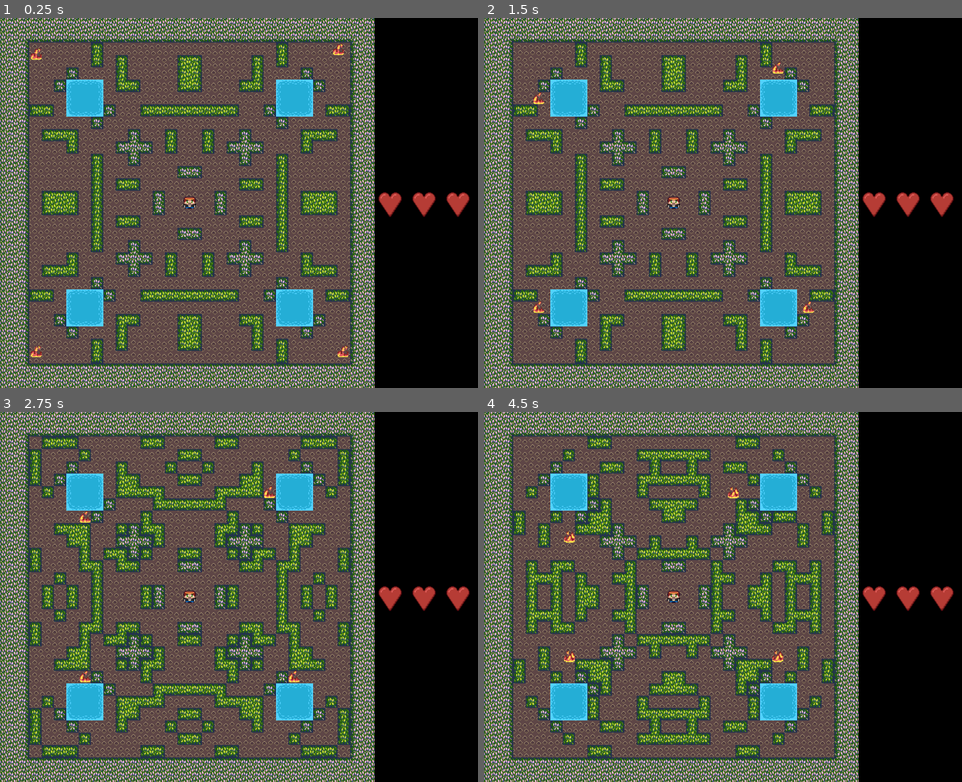
Above: before the commit, frames 1-4 (two rows, left to right).
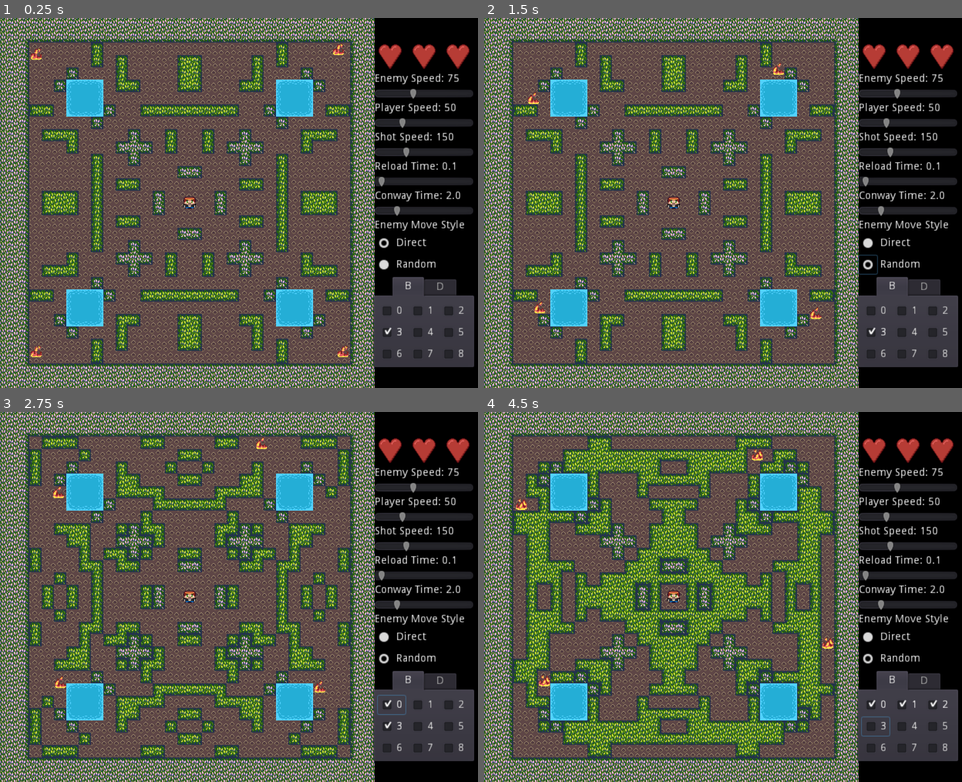
Above: after the commit, the same moments.

Repository: DanielTBaker/Conway
Game: Godot game, scene res://src/Maps/Map01.tscn
Same seed, same stepped clock (60 frames per second), same inputs: the game is played once before the commit and once after it.
Inputs (mouse positions are in pixels of both pictures, inside the frame that each line leads up to):
- Up to frame 1 (0.25 s): no input
- Up to frame 2 (1.5 s): click (866, 243) at 0.52 s; click (866, 265) at 1.27 s
- Up to frame 3 (2.75 s): click (391, 704) at 2 s, where only the run after the commit has a clickable "0"
- Up to frame 4 (4.5 s): click (904, 704) at 2.75 s, where only the run after the commit has a clickable "1"; click (938, 704) at 3.5 s, where only the run after the commit has a clickable "2"; click (875, 726) at 4.25 s, where only the run after the commit has a clickable "3"

The runs differ from the first frame. In frame 1, 9.2% of the frame differs, in the area x 77-100%, y 7-95%; in frame 2, 9.4%; in frame 3, 9.7%; in frame 4, 24%, in the area x 6-100%, y 6-95%.

Commit message:
Testing Controls

Diff:
--- a/project/project.godot
+++ b/project/project.godot
@@ -23,7 +23,6 @@
 
 window/size/width=1240
 window/size/height=960
-window/size/resizable=false
 
 [gdnative]
 
--- a/project/src/Enemies/Fire.gd
+++ b/project/src/Enemies/Fire.gd
@@ -13,9 +13,12 @@
 enum States {MOVING, KNOCKBACK, BURNING}
 
 var _state : int = States.MOVING
+var _random_move = false
+var rng = RandomNumberGenerator.new()
 
 # Called when the node enters the scene tree for the first time.
 func _ready():
+	rng.randomize()
 	spawn =  global_position
 	pass # Replace with function body.
 
@@ -50,15 +53,63 @@
 		if knockback == Vector2.ZERO and _state != States.BURNING:
 			_state = States.MOVING
 	elif _state == States.MOVING:
-		if path.size()>1:
-			var d = global_position.distance_to(path[0])
-			if d>2:
-				velocity = speed*(path[0]-global_position)/d
+		if _random_move:
+			var tileMap : TileMap = nav.get_node("TileMap")
+			var tileV = tileMap.world_to_map(global_position)
+			if velocity == Vector2.ZERO:
+				if tileMap.get_cellv(tileV+Vector2.UP) == tileMap.var_dead_id:
+					velocity = Vector2.UP
+				elif tileMap.get_cellv(tileV+Vector2.RIGHT)  == tileMap.var_dead_id:
+					velocity = Vector2.RIGHT
+				elif tileMap.get_cellv(tileV+Vector2.DOWN)  == tileMap.var_dead_id:
+					velocity = Vector2.DOWN
+				elif tileMap.get_cellv(tileV+Vector2.LEFT)  == tileMap.var_dead_id:
+					velocity = Vector2.LEFT
+				else:
+					velocity=Vector2.ZERO
+				velocity *= speed
+			else:
+				var probs = [0,0,0,0]
+				var facing: Vector2
+				if abs(velocity.x)>=abs(velocity.y):
+					facing= Vector2.RIGHT*sign(velocity.x)
+				else:
+					facing= Vector2.DOWN*sign(velocity.y)
+
+				if fmod(floor((facing*global_position).length()),16)==8:
+					var turn = Vector2(1-abs(facing.x),1-abs(facing.y))
+					if tileMap.get_cellv(tileV+facing)  == tileMap.var_dead_id:
+						probs[0] = 40
+					if tileMap.get_cellv(tileV+turn)  == tileMap.var_dead_id:
+						probs[1] = 25
+					if tileMap.get_cellv(tileV-facing)  == tileMap.var_dead_id:
+						probs[2] = 25
+					if tileMap.get_cellv(tileV-turn)  == tileMap.var_dead_id:
+						probs[3] = 10
+					var probs_cumsum = [probs[0],probs[0]+probs[1],probs[0]+probs[1]+probs[2],probs[0]+probs[1]+probs[2]+probs[3]]
+					if probs_cumsum[3]==0:
+						velocity = Vector2.ZERO
+					else:
+						var rand = rng.randi_range(0,probs[0]+probs[1]+probs[2]+probs[3]-1)
+						if rand < probs_cumsum[0]:
+							velocity = facing
+						elif rand < probs_cumsum[1]:
+							velocity = turn
+						elif rand < probs_cumsum[2]:
+							velocity = - facing
+						else:
+							velocity = -turn
+					velocity *= speed
+		else:
+			if path.size()>1:
+				var d = global_position.distance_to(path[0])
+				if d>2:
+					velocity = speed*(path[0]-global_position)/d
+				else:
+					velocity = Vector2.ZERO
+					path.remove(0)
 			else:
 				velocity = Vector2.ZERO
-				path.remove(0)
-		else:
-			velocity = Vector2.ZERO
 		velocity = move_and_slide(velocity)
 		if get_slide_count() > 0:
 			var hit_player = false
--- a/project/src/Maps/Conway.gd
+++ b/project/src/Maps/Conway.gd
@@ -6,8 +6,8 @@
 const WIDTH = 26
 
 ##Conway Rules
-const DEATHS = [0,1,4,5,6,7,8]
-const BIRTHS = [3]
+var DEATHS = [0,1,4,5,6,7,8]
+var BIRTHS = [3]
 
 ##Size of tiles
 const TILE_SIZE = 16
@@ -21,7 +21,7 @@
 onready var enemies = get_node("../../Enemies")
 onready var player = get_node("../../Player")
 
-export(Array) var live_ids = [1]
+export(Array) var live_ids = [1,2]
 export(int) var var_live_id =1
 export(int) var var_dead_id = 0
 export(Array) var water_tiles = [3]
--- a/project/src/Maps/Map01.tscn
+++ b/project/src/Maps/Map01.tscn
@@ -1370,6 +1370,8 @@
 } ]
 3/z_index = 0
 
+[sub_resource type="ButtonGroup" id=144]
+
 [node name="World" type="Node2D"]
 script = ExtResource( 5 )
 
@@ -1385,7 +1387,6 @@
 tile_data = PoolIntArray( 0, 2, 0, 1, 2, 1, 2, 2, 1, 3, 2, 1, 4, 2, 1, 5, 2, 1, 6, 2, 1, 7, 2, 1, 8, 2, 1, 9, 2, 1, 10, …(16543 unchanged characters)…
 script = ExtResource( 2 )
 DELAY = 2.0
-live_ids = [ 1, 2 ]
 
 [node name="Timer" type="Timer" parent="Nav/TileMap"]
 process_mode = 0
@@ -1439,11 +1440,294 @@
 }
 
 [node name="HealthBar" type="HBoxContainer" parent="Menu/VBoxContainer"]
-margin_top = 240.0
+margin_top = 48.0
 margin_right = 124.0
-margin_bottom = 240.0
+margin_bottom = 48.0
+
+[node name="ESLabel" type="Label" parent="Menu/VBoxContainer"]
+margin_top = 52.0
+margin_right = 124.0
+margin_bottom = 66.0
+text = "Enemy Speed: 75"
+
+[node name="EnemySpeed" type="HSlider" parent="Menu/VBoxContainer"]
+margin_top = 70.0
+margin_right = 124.0
+margin_bottom = 86.0
+max_value = 200.0
+value = 75.0
+scrollable = false
+
+[node name="PSLabel" type="Label" parent="Menu/VBoxContainer"]
+margin_top = 90.0
+margin_right = 124.0
+margin_bottom = 104.0
+text = "Player Speed: 50"
+
+[node name="PlayerSpeed" type="HSlider" parent="Menu/VBoxContainer"]
+margin_top = 108.0
+margin_right = 124.0
+margin_bottom = 124.0
+max_value = 200.0
+value = 50.0
+scrollable = false
+
+[node name="SSLabel" type="Label" parent="Menu/VBoxContainer"]
+margin_top = 128.0
+margin_right = 124.0
+margin_bottom = 142.0
+text = "Shot Speed: 150"
+
+[node name="ShotSpeed" type="HSlider" parent="Menu/VBoxContainer"]
+margin_top = 146.0
+margin_right = 124.0
+margin_bottom = 162.0
+max_value = 500.0
+value = 150.0
+
+[node name="RTLabel" type="Label" parent="Menu/VBoxContainer"]
+margin_top = 166.0
+margin_right = 124.0
+margin_bottom = 180.0
+text = "Reload Time: 0.1"
+
+[node name="ReloadTime" type="HSlider" parent="Menu/VBoxContainer"]
+margin_top = 184.0
+margin_right = 124.0
+margin_bottom = 200.0
+max_value = 10.0
+step = 0.1
+value = 0.1
+
+[node name="CTLabel" type="Label" parent="Menu/VBoxContainer"]
+margin_top = 204.0
+margin_right = 124.0
+margin_bottom = 218.0
+text = "Conway Time: 2.0"
+
+[node name="ConwayTime" type="HSlider" parent="Menu/VBoxContainer"]
+margin_top = 222.0
+margin_right = 124.0
+margin_bottom = 238.0
+min_value = 0.1
+max_value = 10.0
+step = 0.1
+value = 2.0
+
+[node name="Label" type="Label" parent="Menu/VBoxContainer"]
+margin_top = 242.0
+margin_right = 124.0
+margin_bottom = 256.0
+text = "Enemy Move Style"
+
+[node name="HBoxContainer" type="HBoxContainer" parent="Menu/VBoxContainer"]
+margin_top = 260.0
+margin_right = 124.0
+margin_bottom = 284.0
+
+[node name="DirectMove" type="CheckBox" parent="Menu/VBoxContainer/HBoxContainer"]
+margin_right = 24.0
+margin_bottom = 24.0
+focus_mode = 0
+pressed = true
+group = SubResource( 144 )
+
+[node name="Label" type="Label" parent="Menu/VBoxContainer/HBoxContainer"]
+margin_left = 28.0
+margin_top = 5.0
+margin_right = 67.0
+margin_bottom = 19.0
+text = "Direct"
+
+[node name="HBoxContainer2" type="HBoxContainer" parent="Menu/VBoxContainer"]
+margin_top = 288.0
+margin_right = 124.0
+margin_bottom = 312.0
+
+[node name="RandomMove" type="CheckBox" parent="Menu/VBoxContainer/HBoxContainer2"]
+margin_right = 24.0
+margin_bottom = 24.0
+group = SubResource( 144 )
+
+[node name="Label" type="Label" parent="Menu/VBoxContainer/HBoxContainer2"]
+margin_left = 28.0
+margin_top = 5.0
+margin_right = 80.0
+margin_bottom = 19.0
+text = "Random"
+
+[node name="HBoxContainer3" type="TabContainer" parent="Menu/VBoxContainer"]
+margin_top = 316.0
+margin_right = 124.0
+margin_bottom = 432.0
+
+[node name="B" type="GridContainer" parent="Menu/VBoxContainer/HBoxContainer3"]
+anchor_right = 1.0
+anchor_bottom = 1.0
+margin_left = 4.0
+margin_top = 32.0
+margin_right = -4.0
+margin_bottom = -4.0
+columns = 3
+__meta__ = {
+"_edit_use_anchors_": false
+}
+
+[node name="0" type="CheckBox" parent="Menu/VBoxContainer/HBoxContainer3/B"]
+margin_right = 36.0
+margin_bottom = 24.0
+text = "0"
+__meta__ = {
+"_edit_use_anchors_": false
+}
+
+[node name="1" type="CheckBox" parent="Menu/VBoxContainer/HBoxContainer3/B"]
+margin_left = 40.0
+margin_right = 76.0
+margin_bottom = 24.0
+text = "1"
+__meta__ = {
+"_edit_use_anchors_": false
+}
+
+[node name="2" type="CheckBox" parent="Menu/VBoxContainer/HBoxContainer3/B"]
+margin_left = 80.0
+margin_right = 116.0
+margin_bottom = 24.0
+text = "2"
+
+[node name="3" type="CheckBox" parent="Menu/VBoxContainer/HBoxContainer3/B"]
+margin_top = 28.0
+margin_right = 36.0
+margin_bottom = 52.0
+pressed = true
+text = "3"
+
+[node name="4" type="CheckBox" parent="Menu/VBoxContainer/HBoxContainer3/B"]
+margin_left = 40.0
+margin_top = 28.0
+margin_right = 76.0
+margin_bottom = 52.0
+text = "4"
+
+[node name="5" type="CheckBox" parent="Menu/VBoxContainer/HBoxContainer3/B"]
+margin_left = 80.0
+margin_top = 28.0
+margin_right = 116.0
+margin_bottom = 52.0
+text = "5"
+
+[node name="6" type="CheckBox" parent="Menu/VBoxContainer/HBoxContainer3/B"]
+margin_top = 56.0
+margin_right = 36.0
+margin_bottom = 80.0
+text = "6"
+
+[node name="7" type="CheckBox" parent="Menu/VBoxContainer/HBoxContainer3/B"]
+margin_left = 40.0
+margin_top = 56.0
+margin_right = 76.0
+margin_bottom = 80.0
+text = "7"
+
+[node name="8" type="CheckBox" parent="Menu/VBoxContainer/HBoxContainer3/B"]
+margin_left = 80.0
+margin_top = 56.0
+margin_right = 116.0
+margin_bottom = 80.0
+text = "8"
+
+[node name="D" type="GridContainer" parent="Menu/VBoxContainer/HBoxContainer3"]
+visible = false
+anchor_right = 1.0
+anchor_bottom = 1.0
+margin_left = 4.0
+margin_top = 32.0
+margin_right = -4.0
+margin_bottom = -4.0
+columns = 3
+__meta__ = {
+"_edit_use_anchors_": false
+}
+
+[node name="0" type="CheckBox" parent="Menu/VBoxContainer/HBoxContainer3/D"]
+margin_right = 36.0
+margin_bottom = 24.0
+pressed = true
+text = "0"
+__meta__ = {
+"_edit_use_anchors_": false
+}
+
+[node name="1" type="CheckBox" parent="Menu/VBoxContainer/HBoxContainer3/D"]
+margin_left = 40.0
+margin_right = 76.0
+margin_bottom = 24.0
+pressed = true
+text = "1"
+__meta__ = {
+"_edit_use_anchors_": false
+}
+
+[node name="2" type="CheckBox" parent="Menu/VBoxContainer/HBoxContainer3/D"]
+margin_left = 80.0
+margin_right = 116.0
+margin_bottom = 24.0
+text = "2"
+
+[node name="3" type="CheckBox" parent="Menu/VBoxContainer/HBoxContainer3/D"]
+margin_top = 28.0
+margin_right = 36.0
+margin_bottom = 52.0
+text = "3"
+
+[node name="4" type="CheckBox" parent="Menu/VBoxContainer/HBoxContainer3/D"]
+margin_left = 40.0
+margin_top = 28.0
+margin_right = 76.0
+margin_bottom = 52.0
+pressed = true
+text = "4"
+
+[node name="5" type="CheckBox" parent="Menu/VBoxContainer/HBoxContainer3/D"]
+margin_left = 80.0
+margin_top = 28.0
+margin_right = 116.0
+margin_bottom = 52.0
+pressed = true
+text = "5"
+
+[node name="6" type="CheckBox" parent="Menu/VBoxContainer/HBoxContainer3/D"]
+margin_top = 56.0
+margin_right = 36.0
+margin_bottom = 80.0
+pressed = true
+text = "6"
+
+[node name="7" type="CheckBox" parent="Menu/VBoxContainer/HBoxContainer3/D"]
+margin_left = 40.0
+margin_top = 56.0
+margin_right = 76.0
+margin_bottom = 80.0
+pressed = true
+text = "7"
+
+[node name="8" type="CheckBox" parent="Menu/VBoxContainer/HBoxContainer3/D"]
+margin_left = 80.0
+margin_top = 56.0
+margin_right = 116.0
+margin_bottom = 80.0
+pressed = true
+text = "8"
 
 [node name="Zones" type="Node" parent="."]
 [connection signal="map_update" from="Nav/TileMap" to="Nav" method="_on_TileMap_map_update"]
 [connection signal="timeout" from="Nav/TileMap/Timer" to="Nav/TileMap" method="_on_Timer_timeout"]
 [connection signal="timeout" from="Nav/NavTimer" to="Nav" method="_on_NavTimer_timeout"]
+[connection signal="value_changed" from="Menu/VBoxContainer/EnemySpeed" to="Menu" method="_on_EnemySpeed_value_changed"]
+[connection signal="value_changed" from="Menu/VBoxContainer/PlayerSpeed" to="Menu" method="_on_PlayerSpeed_value_changed"]
+[connection signal="value_changed" from="Menu/VBoxContainer/ShotSpeed" to="Menu" method="_on_ShotSpeed_value_changed"]
+[connection signal="value_changed" from="Menu/VBoxContainer/ReloadTime" to="Menu" method="_on_ReloadTime_value_changed"]
+[connection signal="value_changed" from="Menu/VBoxContainer/ConwayTime" to="Menu" method="_on_ConwayTime_value_changed"]
+[connection signal="button_down" from="Menu/VBoxContainer/HBoxContainer/DirectMove" to="Menu" method="_on_DirectMove_button_down"]
+[connection signal="button_down" from="Menu/VBoxContainer/HBoxContainer2/RandomMove" to="Menu" method="_on_RandomMove_button_down"]
--- a/project/src/Maps/Menu.gd
+++ b/project/src/Maps/Menu.gd
@@ -1,16 +1,75 @@
 extends ColorRect
 
+onready var player = get_node("../Player")
+onready var enemies = get_node("../Enemies")
+onready var tilemap = get_node("../Nav/TileMap")
 
-# Declare member variables here. Examples:
-# var a = 2
-# var b = "text"
+var _random_move = false
+
+func _ready():
+	for button in $VBoxContainer/HBoxContainer3/B.get_children():
+		button.connect("pressed",self,"_on_birth_pressed")
+	for button in $VBoxContainer/HBoxContainer3/D.get_children():
+		button.connect("pressed",self,"_on_death_pressed")
+
+func _on_EnemySpeed_value_changed(value):
+	for enemy in enemies.get_children():
+		enemy.speed = value
+	var label : Label = $VBoxContainer/ESLabel
+	label.text = "Enemy Speed: " + str(value)
+	$VBoxContainer/EnemySpeed.release_focus()
+
+func _on_PlayerSpeed_value_changed(value):
+	player.WALK_SPEED=value
+	var label : Label = $VBoxContainer/PSLabel
+	label.text = "Player Speed: " + str(value)
+	$VBoxContainer/PlayerSpeed.release_focus()
 
 
-# Called when the node enters the scene tree for the first time.
-func _ready():
-	pass # Replace with function body.
+func _on_ShotSpeed_value_changed(value):
+	player.shot_velocity=value
+	var label : Label = $VBoxContainer/SSLabel
+	label.text = "Shot Speed: " + str(value)
+	$VBoxContainer/ShotSpeed.release_focus()
 
 
-# Called every frame. 'delta' is the elapsed time since the previous frame.
-#func _process(delta):
-#	pass
+func _on_ReloadTime_value_changed(value):
+	player.shot_delay = value
+	var label : Label = $VBoxContainer/RTLabel
+	label.text = "Reload Time: " + str(value)
+	$VBoxContainer/ReloadTime.release_focus()
+
+
+func _on_ConwayTime_value_changed(value):
+	tilemap.DELAY = value
+	var label : Label = $VBoxContainer/CTLabel
+	label.text = "Conway Time: " + str(value)
+	$VBoxContainer/ConwayTime.release_focus()
+
+func _on_RandomMove_button_down():
+	_random_move = true
+	for enemy in enemies.get_children():
+		enemy._random_move = true
+#	$VBoxContainer/HBoxContainer2/RandomMove.release_focus()
+
+func _on_DirectMove_button_down():
+	_random_move = false
+	for enemy in enemies.get_children():
+		enemy._random_move = false
+#	$VBoxContainer/HBoxContainer2/RandomMove.release_focus()
+
+
+func _on_birth_pressed():
+	tilemap.BIRTHS = []
+	for i in range(9):
+		var button : CheckBox = get_node("VBoxContainer/HBoxContainer3/B/"+str(i))
+		if button.pressed:
+			tilemap.BIRTHS.append(i)
+
+
+func _on_death_pressed():
+	tilemap.DEATHS = []
+	for i in range(9):
+		var button : CheckBox = get_node("VBoxContainer/HBoxContainer3/D/"+str(i))
+		if button.pressed:
+			tilemap.DEATHS.append(i)
Not shown: 1 places in project/src/Maps/Map01.tscn that only renumber resources
